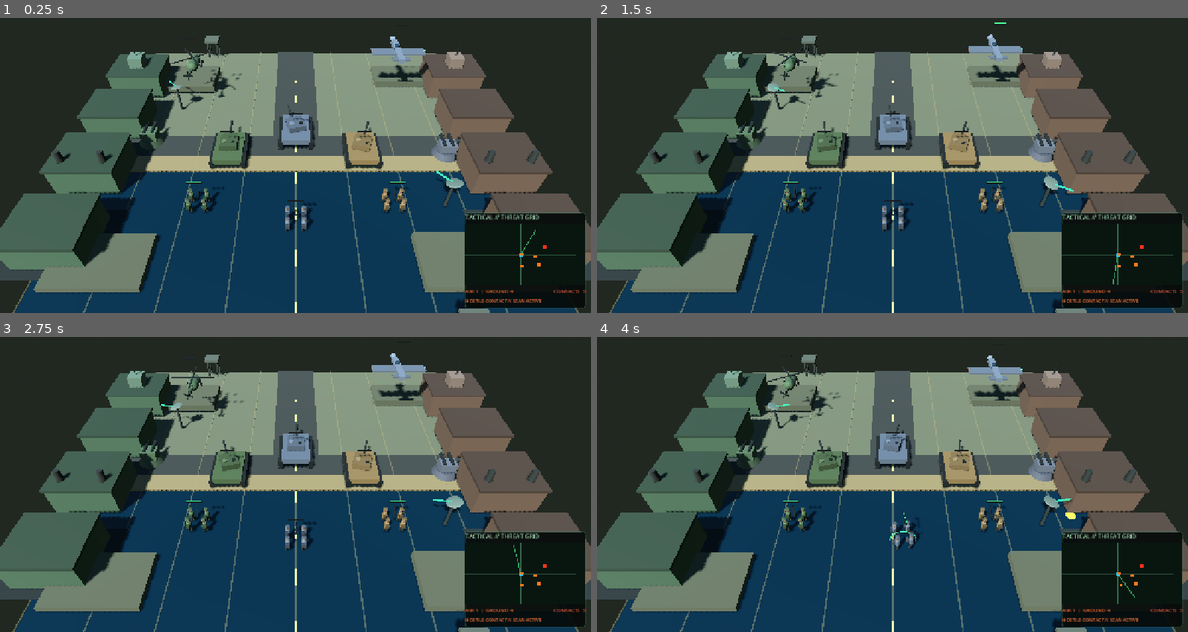
Above: before the commit, frames 1-4 (two rows, left to right).
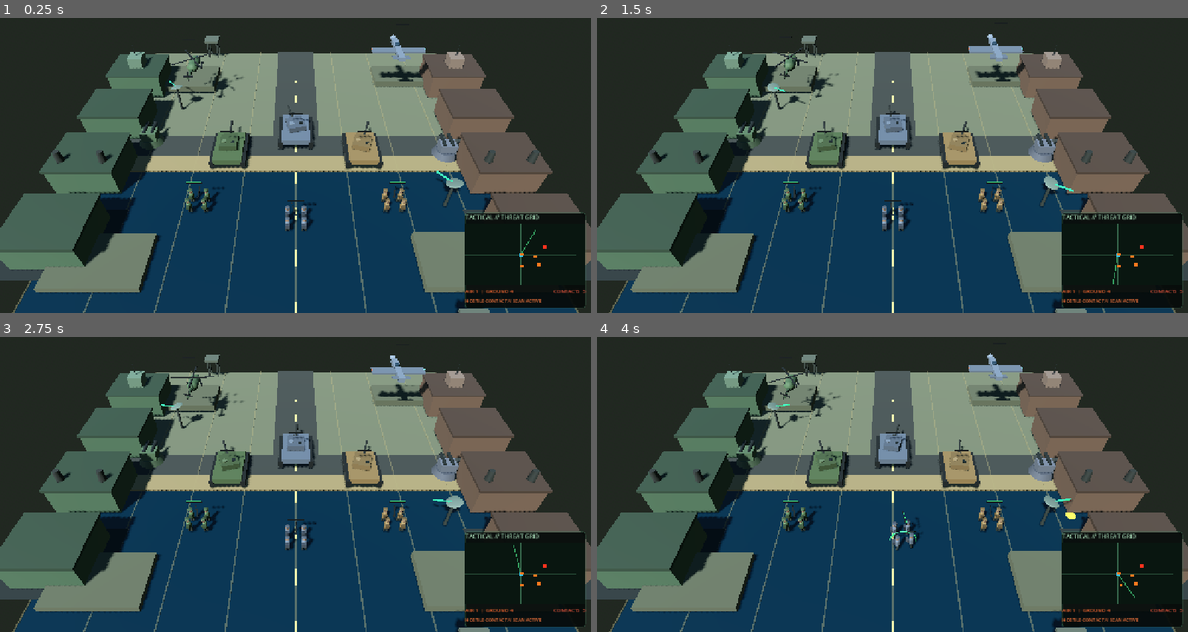
Above: after the commit, the same moments.

Repository: Jamalalbaroty/storm-generals-mobil
Game: Godot game, scene res://prototype_3d/battlefield_3d.tscn
The game is run twice, just before and just after one commit, with the same random seed, the same clock (stepped at 60 frames per second) and the same inputs. This scene is started directly instead of the project's main scene.
Inputs (mouse positions are in pixels of both pictures, inside the frame that each line leads up to):
- Up to frame 1 (0.25 s): no input
- Up to frame 2 (1.5 s): move the mouse to (1022, 130) at 0.52 s; click (1022, 130) at 0.67 s; drag from (774, 162) to (862, 212) at 1.27 s
- Up to frame 3 (2.75 s): move the mouse to (354, 393) at 2.02 s; click (354, 393) at 2.17 s
- Up to frame 4 (4 s): drag from (862, 531) to (715, 416) at 2.77 s; move the mouse to (1069, 516) at 3.52 s; click (1069, 516) at 3.67 s

The runs differ from the first frame. In frame 1, 0.4% of the frame differs, in the area x 29-73%, y 5-27%; in frame 2, 0.1%; in frame 3, 0.4%; in frame 4, 0.5%, in the area x 28-73%, y 5-73%.

Commit message:
fix: stabilize carrier flight transforms and naval aim alignment

Diff:
--- a/prototype_3d/battlefield_3d.gd
+++ b/prototype_3d/battlefield_3d.gd
@@ -1262,7 +1262,11 @@
 		var source_key := str(target.get_meta("source_unit_key", ""))
 		if not source_key.is_empty():
 			game_unit_nodes.erase(source_key)
-		showcase_tanks.erase(target)
+		var target_index := showcase_tanks.find(target)
+		if target_index >= 0:
+			showcase_tanks.remove_at(target_index)
+			if target_index < showcase_turrets.size():
+				showcase_turrets.remove_at(target_index)
 		showcase_health_bars.erase(target)
 		if is_instance_valid(selected_tank) and selected_tank == target:
 			selected_tank = null
@@ -1301,7 +1305,7 @@
 		var radius := 5.5 if age < 6.0 else lerpf(5.5, 0.0, landing_progress)
 		var angle := phase + float(flight.get("lane", 0.0))
 		var flight_height := 4.8 + sin(phase * 2.0) * 0.18 if age < 6.0 else lerpf(4.8, 1.48, landing_progress)
-		aircraft.global_position = carrier.global_position + Vector3(cos(angle) * radius, flight_height, sin(angle) * radius)
+		aircraft.position = carrier.position + Vector3(cos(angle) * radius, flight_height, sin(angle) * radius)
 		aircraft.rotation.y = -angle
 		if age >= 9.0:
 			aircraft.queue_free()
@@ -1333,7 +1337,7 @@
 	tail.material_override = _make_armour_material(Color(0.32, 0.39, 0.42))
 	aircraft.add_child(tail)
 	add_child(aircraft)
-	aircraft.global_position = carrier.global_position + Vector3(0.0, 1.45, -3.0)
+	aircraft.position = carrier.position + Vector3(0.0, 1.45, -3.0)
 	carrier_aircraft.append({
 		"node": aircraft,
 		"carrier": carrier,
@@ -2181,8 +2185,8 @@
 	material.emission_energy_multiplier = 3.0
 	material.transparency = BaseMaterial3D.TRANSPARENCY_ALPHA
 	flash.material_override = material
+	add_child(flash)
 	flash.global_position = at
-	add_child(flash)
 	var tween := create_tween()
 	tween.tween_property(flash, "scale", Vector3.ONE * 1.8, 0.055)
 	tween.tween_property(flash, "scale", Vector3.ONE * 0.05, 0.07)
